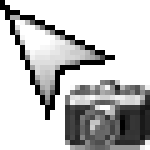
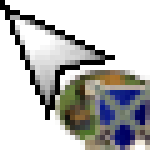
Revision of a layered 150px x 150px image; what changed, layer by layer:
added group "SupportTool" with 3 layers above "Layer 22" over [55, 70, 150, 150]
added layer "Layer 24" in group "SupportTool" over [85, 80, 150, 150]
added layer "Layer 23" in group "SupportTool" over [55, 70, 150, 150]
added layer "Layer 25" in group "SupportTool" over [55, 70, 150, 150]
hid "Layer 22" over [65, 80, 150, 150]
